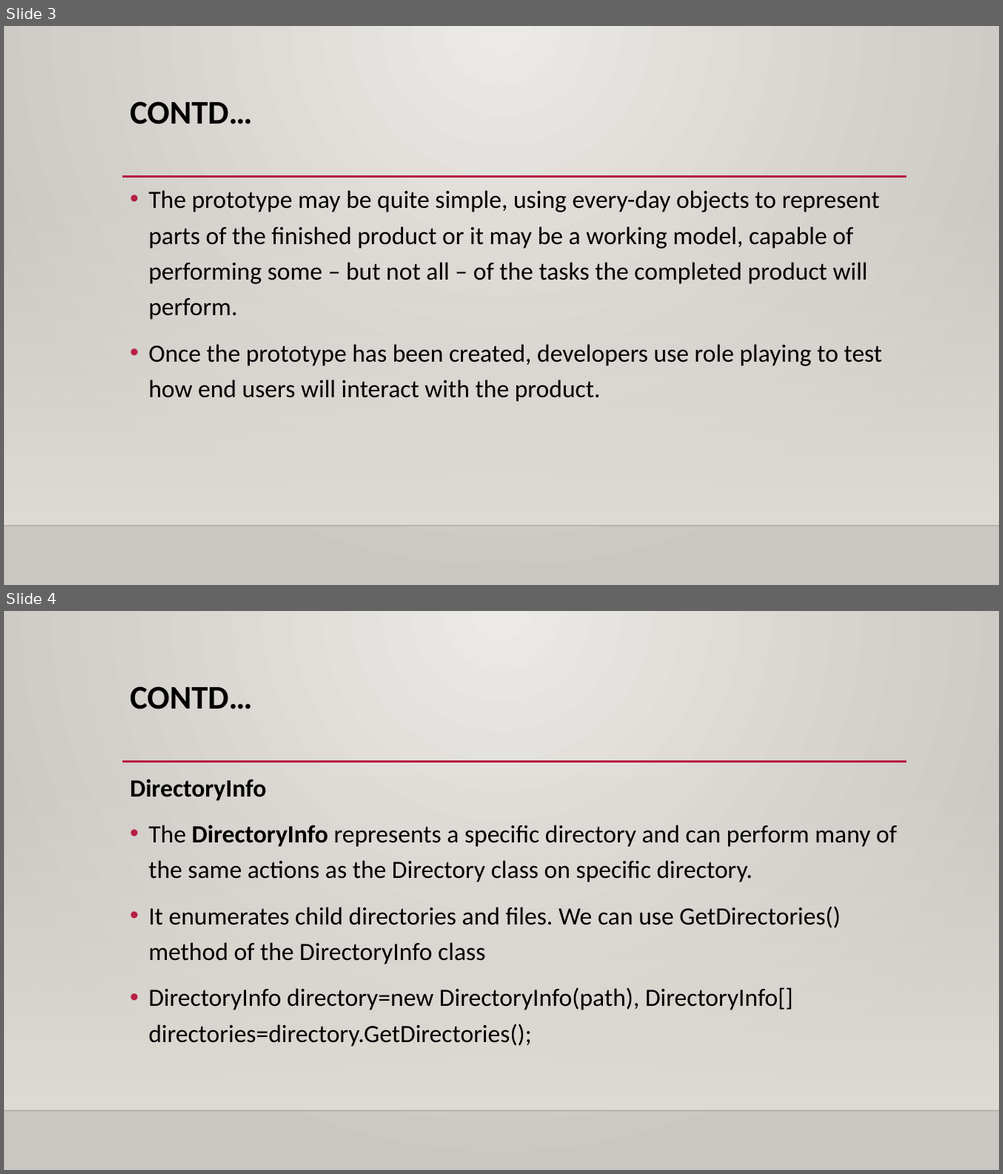
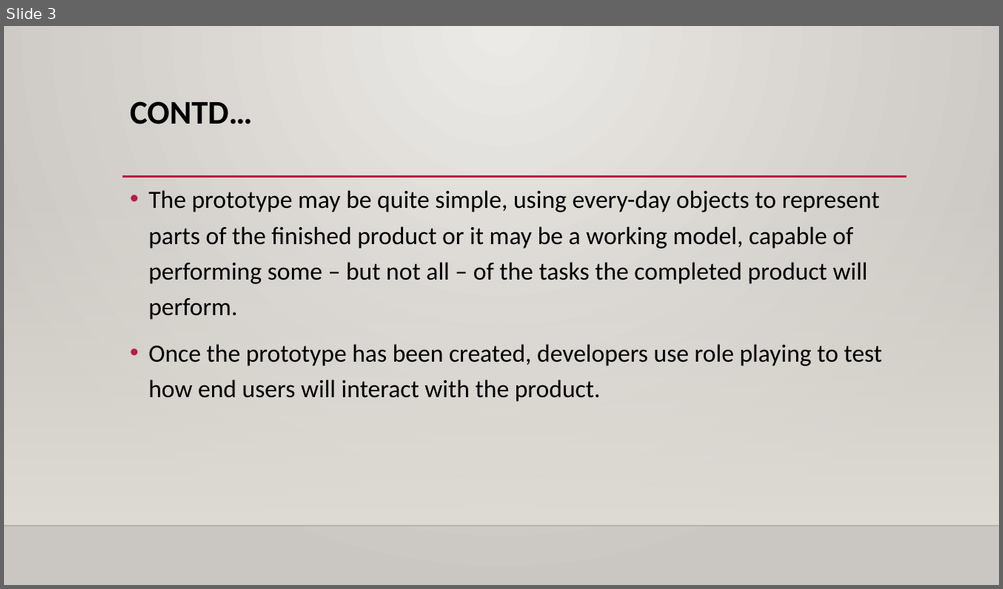
Before and after one commit to binamrathapa/DDOOCP_25A, a slide deck: Note/Prototype.pptx. Shown one above the other, each under a label of ours: slides 3 and 4 before the commit, slide 3 after it. The pictures are 1003x1174 and 1003x589 pixels, drawn with LibreOffice and Linux fonts; fonts in the diff are those of the drawing; background and template pictures are left out. Boxes give left, top, right and bottom in pixels: in the first picture for what was removed or moved away, otherwise in the second. Text is boxed around its words. In the diff, an @@ line names an element or a change of style, - is before the commit and + after.

```diff
--- a/Note/Prototype.pptx
+++ b/Note/Prototype.pptx
@@ slide 4 removed at [4,611,999,1170], background gradient #ECEAE7 to #CAC7C1; not listed: 3 template elements that a slide beside it also shows @@
@@ title removed at [130,686,253,709] @@
-CONTD…
@@ text removed at [130,779,896,1047] @@
-DirectoryInfo
-• The DirectoryInfo represents a specific directory and can perform many of the same actions as the Directory class on specific directory.
-• It enumerates child directories and files. We can use GetDirectories() method of the DirectoryInfo class
-• DirectoryInfo directory=new DirectoryInfo(path), DirectoryInfo[] directories=directory.GetDirectories();
```
Also in this commit, not shown: 2 slides changed, 7 slides added, 7 other slides removed.
